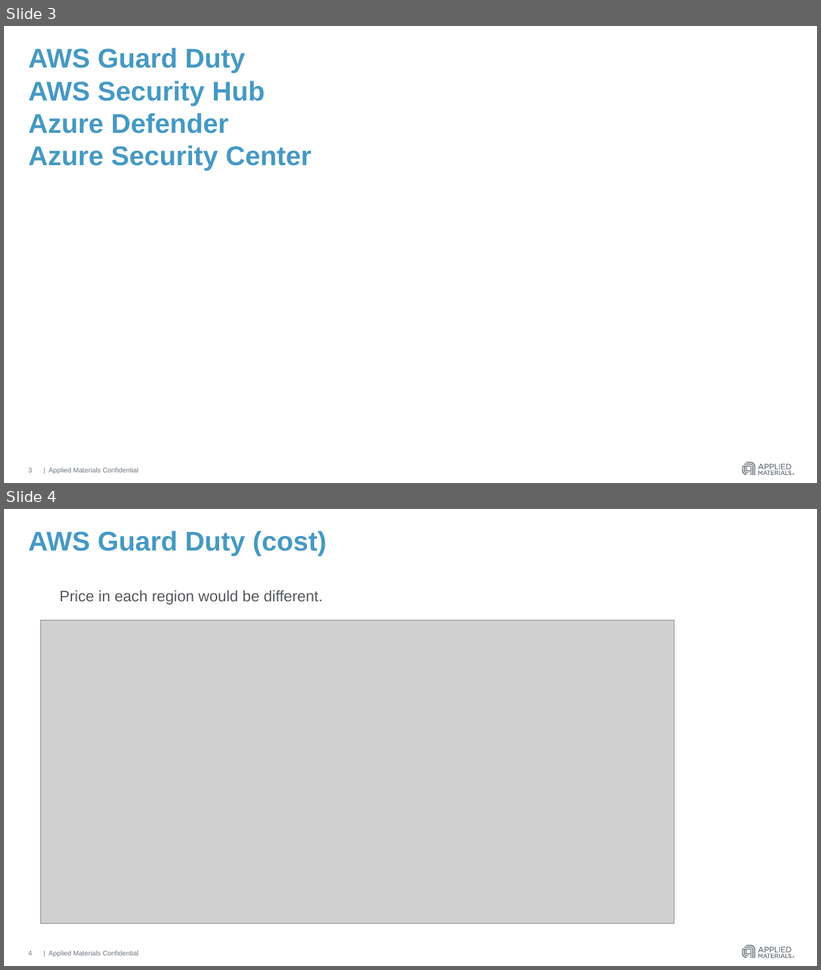
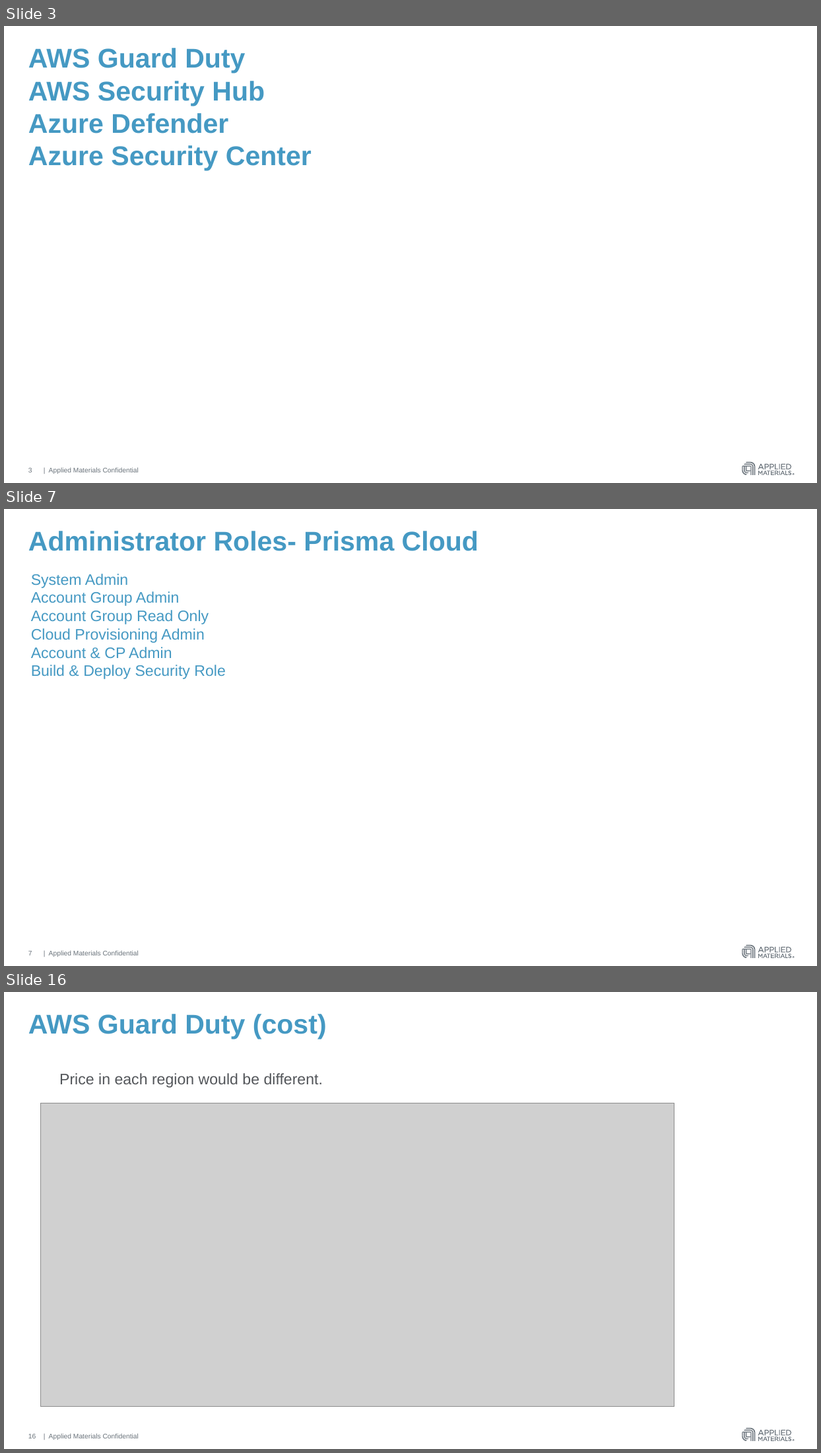
Before and after one commit to hmahajanHM/mytestrepo, a slide deck: AWS Guard Duty & Azure Security Center.pptx. Shown one above the other, each under a label of ours: slides 3 and 4 before the commit, slides 3, 7 and 16 after it; the slides between them are not shown. The pictures are 821x970 and 821x1453 pixels, drawn with LibreOffice and Linux fonts; fonts in the diff are those of the drawing; grey boxes stand for pictures. Boxes give left, top, right and bottom in pixels: in the first picture for what was removed or moved away, otherwise in the second. Text is boxed around its words. In the diff, an @@ line names an element or a change of style, - is before the commit and + after.

```diff
--- a/AWS Guard Duty & Azure Security Center.pptx
+++ b/AWS Guard Duty & Azure Security Center.pptx
@@ slide 7 added at (x1=4, y1=509, x2=817, y2=966), background #FFFFFF; not listed: 4 template elements that a slide beside it also shows @@
@@ title added at (x1=28, y1=531, x2=479, y2=551), 32 pt, text #4599C3, bold @@
+Administrator Roles- Prisma Cloud
@@ text added at (x1=31, y1=574, x2=226, y2=679), 18 pt, text #4599C3 @@
+System Admin
+Account Group Admin
+Account Group Read Only
+Cloud Provisioning Admin
+Account & CP Admin
+Build & Deploy Security Role
@@ page number added at (x1=28, y1=951, x2=32, y2=956), 8 pt, text #6A737B @@
+7
@@ what was slide 4 is now slide 16 @@
@@ page number at (x1=28, y1=1434, x2=36, y2=1439): text changed @@
-4
+16
```
Also in this commit, not shown: 1 slide changed, 12 other slides added.
